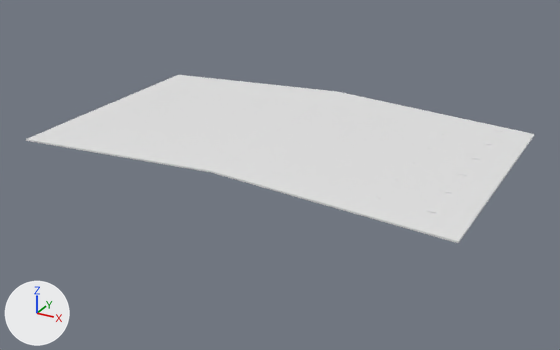
Two versions of the glTF model src/tools/assets/architecture/warehouse-trusses.glb, one commit apart.
Camera for both pictures: a camera (50 mm lens) standing at (183.0, -335.0, 145.0) and looking at (2.0, -6.0, -19.0). Every picture has the same lights, and +X, +Y and +Z are marked at lower left. The first picture is the older version. Vertices at exactly the same position are counted once.

The scene before the commit, as lines of its bpy script (objects in view):
```python
me_surface_blue = bpy.data.meshes.new('surface:blue')
me_surface_blue.from_pydata(...)  # 52 vertices, 52 faces; spans x -115.0..115.0, y -68.0..68.0, z -1.0..6.0
# before: 4 (-115.0, -68.0, -1.0) at pixel (25, 140), 5 (-115.0, 68.0, -1.0) at pixel (178, 75), 26 (0.0, 68.0, 5.0) at pixel (337, 92), 27 (0.0, -68.0, 5.0) at pixel (210, 172), 50 (115.0, 68.0, -1.0) at pixel (534, 135)
# before: 51 (115.0, -68.0, -1.0) at pixel (458, 243)
me_surface_steel = bpy.data.meshes.new('surface:steel')
me_surface_steel.from_pydata(...)  # 484 vertices, 696 faces; spans x -115.0..115.0, y -68.0..68.0, z -1.0..6.0
ob_surface_blue = bpy.data.objects.new('surface:blue', me_surface_blue)
ob_surface_blue.location = (0.0, 0.0, 0.0)
ob_surface_steel = bpy.data.objects.new('surface:steel', me_surface_steel)
ob_surface_steel.location = (0.0, 0.0, 0.0)
```
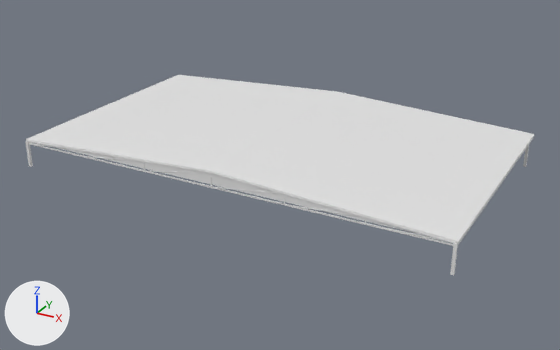
What differs and where, as boxes (x1, y1, x2, y2) in the pictures (560 x 350 px):
'surface:steel', reshaped (mostly hidden before)
    before: (26, 121, 503, 243)
    after: (25, 138, 533, 275)
part 1 of me_surface_blue, added
    after: (55, 147, 423, 235)
part 2 of me_surface_steel, added
    after: (25, 141, 33, 167)
part 3 of me_surface_steel, added
    after: (458, 138, 533, 245)
part 4 of me_surface_steel, added
    after: (523, 142, 530, 167)
part 5 of me_surface_steel, added
    after: (450, 243, 458, 275)
part 6 of me_surface_steel, built on
    after: (27, 141, 456, 246)

What the commit changed:
me_surface_blue is used by ob_surface_blue; location (0.0, 0.0, 0.0).
Verts and faces of me_surface_blue; kept vertices keep their numbers, new ones are numbered from 52.
me_surface_blue had 52 vertices, 52 faces and spanned x -115.0..115.0, y -68.0..68.0, z -1.0..6.0.
me_surface_blue now has 58 vertices, 68 faces and spans x -115.0..115.0, y -68.0..68.0, z -1.0..6.0.
Part 1, on me_surface_blue:
New vertices 52, 53, 54 stand at vertices 5, 26, 50, in that order, plus (0.0, -1.0, 0.0).
New vertices 55, 56, 57 stand at vertices 4, 27, 51, in that order, plus (0.0, 1.0, 0.0).
New faces: (52, 54, 53), (5, 26, 50), (5, 50, 54), (5, 54, 52), (26, 53, 50), (50, 53, 54).
New faces: (5, 52, 26), (26, 52, 53), (4, 51, 27), (55, 56, 57), (51, 55, 57), (4, 55, 51).
New faces: (27, 57, 56), (27, 51, 57), (4, 56, 55), (4, 27, 56).
me_surface_steel is used by ob_surface_steel; location (0.0, 0.0, 0.0).
me_surface_steel had 484 vertices, 696 faces and spanned x -115.0..115.0, y -68.0..68.0, z -1.0..6.0.
me_surface_steel now has 1084 vertices, 1920 faces and spans x -115.0..115.0, y -68.0..68.0, z -15.0..6.0.
me_surface_steel part 2: a new loose piece, a box spanning x -114.7..-113.3, y -68.2..-66.8, z -15.0..-1.0.
me_surface_steel part 3: a new loose piece, a box spanning x 113.4..114.6, y -67.5..67.5, z -2.6..-1.4.
me_surface_steel part 4: a new loose piece, a box spanning x 113.3..114.7, y 56.8..58.2, z -15.0..-1.0.
me_surface_steel part 5: a new loose piece, a box spanning x 113.3..114.7, y -68.2..-66.8, z -15.0..-1.0.
me_surface_steel part 6: 8 vertices removed from x -114.0..114.0, y -50.0, z -1.0; 708 vertices added at x -114.0..114.0, y -68.0..68.0, z -2.0..5.0.
Other edits to the shape of me_surface_steel do not show in these pictures.
